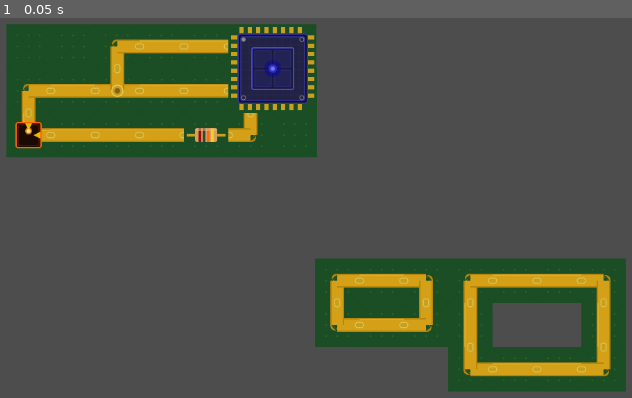
Above: before the commit, frame 1.
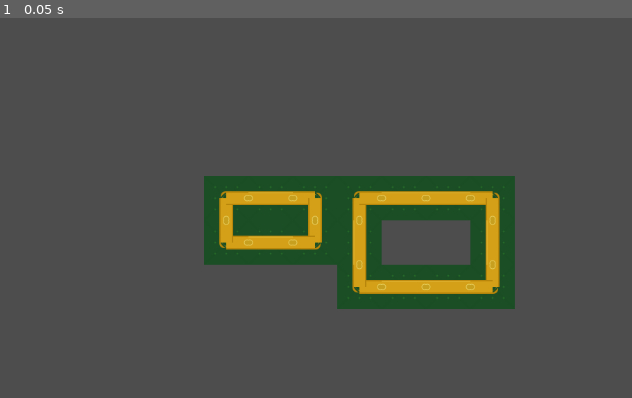
Above: after the commit, the same moment.

Repository: ProfessorLayton322/ldjam_59
Game: Godot game, scene res://scenes/example.tscn
Same seed, same stepped clock (60 frames per second), same inputs: the game is played once before the commit and once after it. Before the commit the project has no main scene; this scene is started directly in both runs.
Inputs:
- Up to frame 1 (0.05 s): no input

The runs differ from the first frame. In frame 1, 38% of the frame differs, in the area x 0-100%, y 1-99%.

Commit message:
add graph parsing

Diff:
--- a/ludum-dare-59/project.godot
+++ b/ludum-dare-59/project.godot
@@ -11,6 +11,7 @@
 [application]
 
 config/name="LudumDare59"
+run/main_scene="uid://cwo32yamquubq"
 config/features=PackedStringArray("4.5", "GL Compatibility")
 config/icon="res://icon.svg"
 
--- a/ludum-dare-59/scenes/example.tscn
+++ b/ludum-dare-59/scenes/example.tscn
@@ -1,12 +1,5 @@
-[gd_scene load_steps=26 format=3 uid="uid://dinkrnfpvqyse"]
+[gd_scene load_steps=20 format=3 uid="uid://wgowa33ej31c"]
 
-[ext_resource type="Texture2D" uid="uid://cw10n4prubm64" path="res://assets/textures/tracks/pcb_empty.svg" id="1_4vkub"]
-[ext_resource type="Texture2D" uid="uid://bj0wicc561gtv" path="res://assets/textures/tracks/track_corner_ne.svg" id="2_1ywam"]
-[ext_resource type="Texture2D" uid="uid://fhxt53e7pryv" path="res://assets/textures/tracks/track_straight_h.svg" id="3_ba3wm"]
-[ext_resource type="Texture2D" uid="uid://iyuh5rb657np" path="res://assets/textures/base/cpu.svg" id="4_3hvnp"]
-[ext_resource type="Texture2D" uid="uid://b4kre37knet61" path="res://assets/textures/towers/resistor.svg" id="5_sbkjb"]
-[ext_resource type="Texture2D" uid="uid://ehje7t8cs38k" path="res://assets/textures/start/start_NE.svg" id="6_6ydoj"]
-[ext_resource type="Texture2D" uid="uid://c8iu0xx6dhssk" path="res://assets/textures/tracks/track_t_junction.svg" id="7_rhq5j"]
 [ext_resource type="PackedScene" uid="uid://trkvariant00" path="res://scenes/tiles/track_none.tscn" id="9_none"]
 [ext_resource type="PackedScene" uid="uid://trkvariant01" path="res://scenes/tiles/track_w.tscn" id="10_w"]
 [ext_resource type="PackedScene" uid="uid://trkvariant02" path="res://scenes/tiles/track_e.tscn" id="11_e"]
@@ -23,8 +16,9 @@
 [ext_resource type="PackedScene" uid="uid://trkvariant0d" path="res://scenes/tiles/track_nsw.tscn" id="22_nsw"]
 [ext_resource type="PackedScene" uid="uid://trkvariant0e" path="res://scenes/tiles/track_nse.tscn" id="23_nse"]
 [ext_resource type="PackedScene" uid="uid://trkvariant0f" path="res://scenes/tiles/track_nsew.tscn" id="24_nsew"]
+[ext_resource type="Script" uid="uid://bayu5isovlve6" path="res://scenes/example_graph_debug.gd" id="25_debug"]
 
-[sub_resource type="TileSetScenesCollectionSource" id="TileSetScenesCollectionSource_ba3wm"]
+[sub_resource type="TileSetScenesCollectionSource" id="TileSetScenesCollectionSource_14lfh"]
 resource_name = "test"
 scenes/0/scene = ExtResource("9_none")
 scenes/1/scene = ExtResource("10_w")
@@ -45,156 +39,13 @@
 
 [sub_resource type="TileSet" id="TileSet_3hvnp"]
 tile_size = Vector2i(64, 64)
-sources/0 = SubResource("TileSetScenesCollectionSource_ba3wm")
+sources/0 = SubResource("TileSetScenesCollectionSource_14lfh")
 
-[node name="PcbEmpty" type="Sprite2D"]
-position = Vector2(160, 119)
-texture = ExtResource("1_4vkub")
-
-[node name="PcbEmpty2" type="Sprite2D" parent="."]
-position = Vector2(-63.999992, 0)
-texture = ExtResource("1_4vkub")
-
-[node name="PcbEmpty2" type="Sprite2D" parent="PcbEmpty2"]
-position = Vector2(127, 0)
-texture = ExtResource("1_4vkub")
-
-[node name="PcbEmpty2" type="Sprite2D" parent="PcbEmpty2/PcbEmpty2"]
-position = Vector2(64, 0)
-texture = ExtResource("1_4vkub")
-
-[node name="PcbEmpty2" type="Sprite2D" parent="PcbEmpty2/PcbEmpty2/PcbEmpty2"]
-position = Vector2(64, 0)
-texture = ExtResource("1_4vkub")
-
-[node name="PcbEmpty2" type="Sprite2D" parent="PcbEmpty2/PcbEmpty2/PcbEmpty2/PcbEmpty2"]
-position = Vector2(64, 0)
-texture = ExtResource("1_4vkub")
-
-[node name="PcbEmpty2" type="Sprite2D" parent="PcbEmpty2/PcbEmpty2/PcbEmpty2/PcbEmpty2/PcbEmpty2"]
-position = Vector2(64, 0)
-texture = ExtResource("1_4vkub")
-
-[node name="PcbEmpty2" type="Sprite2D" parent="PcbEmpty2/PcbEmpty2/PcbEmpty2/PcbEmpty2/PcbEmpty2/PcbEmpty2"]
-position = Vector2(-383, 64)
-texture = ExtResource("1_4vkub")
-
-[node name="PcbEmpty2" type="Sprite2D" parent="PcbEmpty2/PcbEmpty2/PcbEmpty2/PcbEmpty2/PcbEmpty2/PcbEmpty2/PcbEmpty2"]
-position = Vector2(64, 0)
-texture = ExtResource("1_4vkub")
-
-[node name="PcbEmpty2" type="Sprite2D" parent="PcbEmpty2/PcbEmpty2/PcbEmpty2/PcbEmpty2/PcbEmpty2/PcbEmpty2/PcbEmpty2/PcbEmpty2"]
-position = Vector2(64, 0)
-texture = ExtResource("1_4vkub")
-
-[node name="PcbEmpty2" type="Sprite2D" parent="PcbEmpty2/PcbEmpty2/PcbEmpty2/PcbEmpty2/PcbEmpty2/PcbEmpty2/PcbEmpty2/PcbEmpty2/PcbEmpty2"]
-position = Vector2(64, 0)
-texture = ExtResource("1_4vkub")
-
-[node name="PcbEmpty2" type="Sprite2D" parent="PcbEmpty2/PcbEmpty2/PcbEmpty2/PcbEmpty2/PcbEmpty2/PcbEmpty2/PcbEmpty2/PcbEmpty2/PcbEmpty2/PcbEmpty2"]
-position = Vector2(64, 0)
-texture = ExtResource("1_4vkub")
-
-[node name="PcbEmpty2" type="Sprite2D" parent="PcbEmpty2/PcbEmpty2/PcbEmpty2/PcbEmpty2/PcbEmpty2/PcbEmpty2/PcbEmpty2/PcbEmpty2/PcbEmpty2/PcbEmpty2/PcbEmpty2"]
-position = Vector2(64, 0)
-texture = ExtResource("1_4vkub")
-
-[node name="PcbEmpty2" type="Sprite2D" parent="PcbEmpty2/PcbEmpty2/PcbEmpty2/PcbEmpty2/PcbEmpty2/PcbEmpty2/PcbEmpty2/PcbEmpty2/PcbEmpty2/PcbEmpty2/PcbEmpty2/PcbEmpty2"]
-position = Vector2(64, 0)
-texture = ExtResource("1_4vkub")
-
-[node name="PcbEmpty2" type="Sprite2D" parent="PcbEmpty2/PcbEmpty2/PcbEmpty2/PcbEmpty2/PcbEmpty2/PcbEmpty2/PcbEmpty2/PcbEmpty2/PcbEmpty2/PcbEmpty2/PcbEmpty2/PcbEmpty2/PcbEmpty2"]
-position = Vector2(-384, 64)
-texture = ExtResource("1_4vkub")
-
-[node name="PcbEmpty3" type="Sprite2D" parent="."]
-position = Vector2(0, 128)
-texture = ExtResource("1_4vkub")
-
-[node name="PcbEmpty2" type="Sprite2D" parent="PcbEmpty3"]
-position = Vector2(64, 0)
-texture = ExtResource("1_4vkub")
-
-[node name="PcbEmpty2" type="Sprite2D" parent="PcbEmpty3/PcbEmpty2"]
-position = Vector2(64, 0)
-texture = ExtResource("1_4vkub")
-
-[node name="PcbEmpty2" type="Sprite2D" parent="PcbEmpty3/PcbEmpty2/PcbEmpty2"]
-position = Vector2(64, 0)
-texture = ExtResource("1_4vkub")
-
-[node name="PcbEmpty2" type="Sprite2D" parent="PcbEmpty3/PcbEmpty2/PcbEmpty2/PcbEmpty2"]
-position = Vector2(64, 0)
-texture = ExtResource("1_4vkub")
-
-[node name="PcbEmpty2" type="Sprite2D" parent="PcbEmpty3/PcbEmpty2/PcbEmpty2/PcbEmpty2/PcbEmpty2"]
-position = Vector2(64, 0)
-texture = ExtResource("1_4vkub")
-
-[node name="TrackCornerNe" type="Sprite2D" parent="."]
-position = Vector2(64, 0)
-texture = ExtResource("2_1ywam")
-
-[node name="TrackStraightH" type="Sprite2D" parent="."]
-position = Vector2(128, 0)
-texture = ExtResource("3_ba3wm")
-
-[node name="TrackStraightH2" type="Sprite2D" parent="."]
-position = Vector2(192, 0)
-texture = ExtResource("3_ba3wm")
-
-[node name="Cpu" type="Sprite2D" parent="."]
-position = Vector2(288, 32)
-texture = ExtResource("4_3hvnp")
-
-[node name="TrackStraightH3" type="Sprite2D" parent="."]
-position = Vector2(128, 64)
-texture = ExtResource("3_ba3wm")
-
-[node name="TrackStraightH4" type="Sprite2D" parent="."]
-position = Vector2(192, 64)
-texture = ExtResource("3_ba3wm")
-
-[node name="TrackCornerNe2" type="Sprite2D" parent="."]
-position = Vector2(-64, 64)
-texture = ExtResource("2_1ywam")
-
-[node name="Resistor" type="Sprite2D" parent="."]
-position = Vector2(192, 128)
-texture = ExtResource("5_sbkjb")
-
-[node name="TrackCornerNe3" type="Sprite2D" parent="."]
-position = Vector2(256, 128)
-rotation = 3.1415927
-texture = ExtResource("2_1ywam")
-
-[node name="TrackStraightH5" type="Sprite2D" parent="."]
-position = Vector2(128, 128)
-texture = ExtResource("3_ba3wm")
-
-[node name="StartNe" type="Sprite2D" parent="."]
-position = Vector2(-64, 128)
-texture = ExtResource("6_6ydoj")
-
-[node name="TrackStraightH6" type="Sprite2D" parent="."]
-position = Vector2(0, 64)
-texture = ExtResource("3_ba3wm")
-
-[node name="TrackStraightH7" type="Sprite2D" parent="."]
-position = Vector2(0, 128)
-texture = ExtResource("3_ba3wm")
-
-[node name="TrackStraightH8" type="Sprite2D" parent="."]
-position = Vector2(64, 128)
-texture = ExtResource("3_ba3wm")
-
-[node name="TrackTJunction" type="Sprite2D" parent="."]
-position = Vector2(64, 64)
-rotation = 3.1415927
-texture = ExtResource("7_rhq5j")
+[node name="PcbEmpty" type="Node2D"]
+script = ExtResource("25_debug")
 
 [node name="TileMap" type="TileMap" parent="."]
 position = Vector2(541, 306)
 tile_set = SubResource("TileSet_3hvnp")
 format = 2
-layer_0/tile_data = PackedInt32Array(0, 0, 393216, 1, 0, 196 …(117 unchanged characters)…  196608, 131075, 0, 589824, 131070, 0, 131072, 131069, 0, 655360, 65533, 0, 393216, 65534, 0, 196608, 65535, 0, 327680, 131071, 0, 589824)
+layer_0/tile_data = PackedInt32Array(0, 0, 393216, 1, 0, 196 …(117 unchanged characters)…  196608, 131075, 0, 589824, 131070, 0, 196608, 131069, 0, 655360, 65533, 0, 393216, 65534, 0, 196608, 65535, 0, 327680, 131071, 0, 589824)
--- /dev/null
+++ b/ludum-dare-59/scenes/example_graph_debug.gd
@@ -0,0 +1,55 @@
+extends Node2D
+
+@export var tilemap_path: NodePath = ^"TileMap"
+@export var tilemap_layer: int = 0
+@export var require_mutual_connections: bool = true
+
+
+func _ready() -> void:
+	var level := get_node_or_null(tilemap_path)
+	if level == null:
+		push_error("Graph debug: level TileMap not found at %s" % tilemap_path)
+		return
+
+	var graph := Graph.new()
+	graph.build_from_level(level, tilemap_layer, require_mutual_connections)
+
+	print("Graph debug: parsed %d vertices from %s" % [graph.nodes.size(), level.get_path()])
+	_print_graph_dfs(graph)
+
+
+func _print_graph_dfs(graph: Graph) -> void:
+	var visited := {}
+
+	for vertex in graph.nodes:
+		if visited.has(vertex.id):
+			continue
+
+		print("DFS component from vertex %d" % vertex.id)
+		_print_vertex_dfs(graph, vertex.id, visited, 0)
+
+
+func _print_vertex_dfs(graph: Graph, vertex_id: int, visited: Dictionary, depth: int) -> void:
+	if visited.has(vertex_id):
+		return
+
+	var vertex := graph.get_node_by_id(vertex_id)
+	if vertex == null:
+		return
+
+	visited[vertex_id] = true
+	print("%s- id=%d degree=%d pos=%s neighbours=%s" % [
+		"  ".repeat(depth),
+		vertex.id,
+		vertex.neighbour_ids.size(),
+		vertex.position,
+		vertex.neighbour_ids,
+	])
+	if vertex.neighbour_ids.size() != 2:
+		push_warning("Graph debug: vertex %d has %d neighbours, expected 2 for loop tracks" % [
+			vertex.id,
+			vertex.neighbour_ids.size(),
+		])
+
+	for neighbour_id in vertex.neighbour_ids:
+		_print_vertex_dfs(graph, neighbour_id, visited, depth + 1)
--- a/ludum-dare-59/scripts/resources/graph.gd
+++ b/ludum-dare-59/scripts/resources/graph.gd
@@ -2,6 +2,11 @@
 extends Resource
 
 var nodes: Array[GraphVertex] = []
+
+const CONNECTION_MASK_NORTH := 8
+const CONNECTION_MASK_SOUTH := 4
+const CONNECTION_MASK_EAST := 2
+const CONNECTION_MASK_WEST := 1
 
 
 func get_node_by_id(node_id: int) -> GraphVertex:
@@ -40,6 +45,65 @@
 			nodes.append(GraphVertex.new(node_id, center, _get_grid_neighbour_ids(x, y, size)))
 
 
+func build_from_tilemap_layer(tilemap_layer: TileMapLayer, require_mutual_connections: bool = true, use_global_positions: bool = false) -> void:
+	clear()
+
+	if tilemap_layer == null:
+		return
+
+	var cells := tilemap_layer.get_used_cells()
+	if cells.is_empty():
+		return
+
+	var cell_to_id := _get_tilemap_cell_ids(tilemap_layer, cells)
+	cells.sort_custom(_sort_cells_row_major)
+
+	for cell in cells:
+		var position := tilemap_layer.map_to_local(cell)
+		if use_global_positions:
+			position = tilemap_layer.to_global(position)
+
+		nodes.append(GraphVertex.new(
+			cell_to_id[cell],
+			position,
+			_get_tilemap_neighbour_ids(tilemap_layer, cell, cell_to_id, require_mutual_connections)
+		))
+
+
+func build_from_tilemap(tilemap: TileMap, layer: int = 0, require_mutual_connections: bool = true, use_global_positions: bool = false) -> void:
+	clear()
+
+	if tilemap == null:
+		return
+
+	var cells := tilemap.get_used_cells(layer)
+	if cells.is_empty():
+		return
+
+	var cell_to_id := _get_legacy_tilemap_cell_ids(tilemap, cells)
+	cells.sort_custom(_sort_cells_row_major)
+
+	for cell in cells:
+		var position := tilemap.map_to_local(cell)
+		if use_global_positions:
+			position = tilemap.to_global(position)
+
+		nodes.append(GraphVertex.new(
+			cell_to_id[cell],
+			position,
+			_get_legacy_tilemap_neighbour_ids(tilemap, layer, cell, cell_to_id, require_mutual_connections)
+		))
+
+
+func build_from_level(level: Node, layer: int = 0, require_mutual_connections: bool = true, use_global_positions: bool = false) -> void:
+	if level is TileMapLayer:
+		build_from_tilemap_layer(level as TileMapLayer, require_mutual_connections, use_global_positions)
+	elif level is TileMap:
+		build_from_tilemap(level as TileMap, layer, require_mutual_connections, use_global_positions)
+	else:
+		clear()
+
+
 func _get_grid_node_id(x: int, y: int, width: int) -> int:
 	return y * width + x
 
@@ -60,3 +124,274 @@
 		neighbours.append(_get_grid_node_id(x + 1, y, size.x))
 
 	return neighbours
+
+
+func _get_tilemap_cell_ids(tilemap_layer: TileMapLayer, cells: Array[Vector2i]) -> Dictionary:
+	var cell_to_id := {}
+	var used_rect := tilemap_layer.get_used_rect()
+
+	for cell in cells:
+		cell_to_id[cell] = _get_grid_node_id(
+			cell.x - used_rect.position.x,
+			cell.y - used_rect.position.y,
+			used_rect.size.x
+		)
+
+	return cell_to_id
+
+
+func _get_legacy_tilemap_cell_ids(tilemap: TileMap, cells: Array[Vector2i]) -> Dictionary:
+	var cell_to_id := {}
+	var used_rect := tilemap.get_used_rect()
+
+	for cell in cells:
+		cell_to_id[cell] = _get_grid_node_id(
+			cell.x - used_rect.position.x,
+			cell.y - used_rect.position.y,
+			used_rect.size.x
+		)
+
+	return cell_to_id
+
+
+func _get_tilemap_neighbour_ids(tilemap_layer: TileMapLayer, cell: Vector2i, cell_to_id: Dictionary, require_mutual_connections: bool) -> Array[int]:
+	var neighbours: Array[int] = []
+
+	for direction: Vector2i in [Vector2i.DOWN, Vector2i.UP, Vector2i.LEFT, Vector2i.RIGHT]:
+		var neighbour_cell: Vector2i = cell + direction
+		if not cell_to_id.has(neighbour_cell):
+			continue
+		if not _tile_allows_direction(tilemap_layer, cell, direction):
+			continue
+		if require_mutual_connections and not _tile_allows_direction(tilemap_layer, neighbour_cell, -direction):
+			continue
+
+		neighbours.append(cell_to_id[neighbour_cell])
+
+	return neighbours
+
+
+func _get_legacy_tilemap_neighbour_ids(tilemap: TileMap, layer: int, cell: Vector2i, cell_to_id: Dictionary, require_mutual_connections: bool) -> Array[int]:
+	var neighbours: Array[int] = []
+
+	for direction: Vector2i in [Vector2i.DOWN, Vector2i.UP, Vector2i.LEFT, Vector2i.RIGHT]:
+		var neighbour_cell: Vector2i = cell + direction
+		if not cell_to_id.has(neighbour_cell):
+			continue
+		if not _legacy_tile_allows_direction(tilemap, layer, cell, direction):
+			continue
+		if require_mutual_connections and not _legacy_tile_allows_direction(tilemap, layer, neighbour_cell, -direction):
+			continue
+
+		neighbours.append(cell_to_id[neighbour_cell])
+
+	return neighbours
+
+
+func _tile_allows_direction(tilemap_layer: TileMapLayer, cell: Vector2i, direction: Vector2i) -> bool:
+	var scene_tile_mask := _get_tilemap_layer_scene_tile_mask(tilemap_layer, cell)
+	if scene_tile_mask >= 0:
+		return (scene_tile_mask & _get_direction_mask(direction)) != 0
+
+	var tile_data := tilemap_layer.get_cell_tile_data(cell)
+	if tile_data == null:
+		return false
+
+	var direction_name := _get_direction_name(direction)
+	var custom_data_found := false
+
+	for name in ["north", "south", "east", "west"]:
+		var value: Variant = _get_tile_custom_data(tilemap_layer, tile_data, name)
+		if value != null:
+			custom_data_found = true
+			if name == direction_name:
+				return _custom_data_is_enabled(value)
+
+	var connections: Variant = _get_tile_custom_data(tilemap_layer, tile_data, "connections")
+	if connections != null:
+		return _connections_include_direction(connections, direction_name, _get_direction_abbreviation(direction))
+
+	var connection_mask: Variant = _get_tile_custom_data(tilemap_layer, tile_data, "connection_mask")
+	if connection_mask != null:
+		return (int(connection_mask) & _get_direction_mask(direction)) != 0
+
+	return not custom_data_found
+
+
+func _legacy_tile_allows_direction(tilemap: TileMap, layer: int, cell: Vector2i, direction: Vector2i) -> bool:
+	var scene_tile_mask := _get_legacy_tilemap_scene_tile_mask(tilemap, layer, cell)
+	if scene_tile_mask >= 0:
+		return (scene_tile_mask & _get_direction_mask(direction)) != 0
+
+	var tile_data := tilemap.get_cell_tile_data(layer, cell)
+	if tile_data == null:
+		return false
+
+	var direction_name := _get_direction_name(direction)
+	var custom_data_found := false
+
+	for name in ["north", "south", "east", "west"]:
+		var value: Variant = _get_legacy_tile_custom_data(tilemap, tile_data, name)
+		if value != null:
+			custom_data_found = true
+			if name == direction_name:
+				return _custom_data_is_enabled(value)
+
+	var connections: Variant = _get_legacy_tile_custom_data(tilemap, tile_data, "connections")
+	if connections != null:
+		return _connections_include_direction(connections, direction_name, _get_direction_abbreviation(direction))
+
+	var connection_mask: Variant = _get_legacy_tile_custom_data(tilemap, tile_data, "connection_mask")
+	if connection_mask != null:
+		return (int(connection_mask) & _get_direction_mask(direction)) != 0
+
+	return not custom_data_found
+
+
+func _get_tile_custom_data(tilemap_layer: TileMapLayer, tile_data: TileData, data_name: String) -> Variant:
+	if tilemap_layer.tile_set == null:
+		return null
+	if not _tileset_has_custom_data_layer(tilemap_layer.tile_set, data_name):
+		return null
+
+	return tile_data.get_custom_data(data_name)
+
+
+func _get_legacy_tile_custom_data(tilemap: TileMap, tile_data: TileData, data_name: String) -> Variant:
+	if tilemap.tile_set == null:
+		return null
+	if not _tileset_has_custom_data_layer(tilemap.tile_set, data_name):
+		return null
+
+	return tile_data.get_custom_data(data_name)
+
+
+func _get_tilemap_layer_scene_tile_mask(tilemap_layer: TileMapLayer, cell: Vector2i) -> int:
+	if tilemap_layer.tile_set == null:
+		return -1
+
+	var source_id := tilemap_layer.get_cell_source_id(cell)
+	if source_id < 0:
+		return -1
+
+	var source := tilemap_layer.tile_set.get_source(source_id)
+	if not (source is TileSetScenesCollectionSource):
+		return -1
+
+	return tilemap_layer.get_cell_alternative_tile(cell)
+
+
+func _get_legacy_tilemap_scene_tile_mask(tilemap: TileMap, layer: int, cell: Vector2i) -> int:
+	if tilemap.tile_set == null:
+		return -1
+
+	var source_id := tilemap.get_cell_source_id(layer, cell)
+	if source_id < 0:
+		return -1
+
+	var source := tilemap.tile_set.get_source(source_id)
+	if not (source is TileSetScenesCollectionSource):
+		return -1
+
+	return tilemap.get_cell_alternative_tile(layer, cell)
+
+
+func _tileset_has_custom_data_layer(tile_set: TileSet, data_name: String) -> bool:
+	for index in range(tile_set.get_custom_data_layers_count()):
+		if tile_set.get_custom_data_layer_name(index) == data_name:
+			return true
+
+	return false
+
+
+func _custom_data_is_enabled(value: Variant) -> bool:
+	if value is bool:
+		return value
+	if value is int or value is float:
+		return value != 0
+	if value is String or value is StringName:
+		var text := String(value).strip_edges().to_lower()
+		return text in ["1", "true", "yes", "y", "on"]
+
+	return value != null
+
+
+func _connections_include_direction(connections: Variant, direction_name: String, abbreviation: String) -> bool:
+	if connections is Dictionary:
+		if connections.has(direction_name):
+			return _custom_data_is_enabled(connections[direction_name])
+		if connections.has(abbreviation):
+			return _custom_data_is_enabled(connections[abbreviation])
+		if connections.has(abbreviation.to_upper()):
+			return _custom_data_is_enabled(connections[abbreviation.to_upper()])
+		return false
+
+	if connections is String or connections is StringName:
+		var text := String(connections).strip_edges().to_lower()
+		if text in ["all", "any", "*"]:
+			return true
+
+		var parts := text.split(",", false)
+		if parts.size() == 1:
+			parts = text.split(" ", false)
+
+		for part in parts:
+			var normalized := part.strip_edges()
+			if normalized == direction_name or normalized == abbreviation:
+				return true
+
+		return abbreviation in text
+
+	if connections is Array or connections is PackedStringArray:
+		for item in connections:
+			var text := String(item).strip_edges().to_lower()
+			if text == direction_name or text == abbreviation:
+				return true
+
+	return false
+
+
+func _get_direction_name(direction: Vector2i) -> String:
+	if direction == Vector2i.UP:
+		return "north"
+	if direction == Vector2i.DOWN:
+		return "south"
+	if direction == Vector2i.RIGHT:
+		return "east"
+	if direction == Vector2i.LEFT:
+		return "west"
+
+	return ""
+
+
+func _get_direction_abbreviation(direction: Vector2i) -> String:
+	if direction == Vector2i.UP:
+		return "n"
+	if direction == Vector2i.DOWN:
+		return "s"
+	if direction == Vector2i.RIGHT:
+		return "e"
+	if direction == Vector2i.LEFT:
+		return "w"
+
+	return ""
+
+
+func _get_direction_mask(direction: Vector2i) -> int:
+	if direction == Vector2i.UP:
+		return CONNECTION_MASK_NORTH
+	if direction == Vector2i.DOWN:
+		return CONNECTION_MASK_SOUTH
+	if direction == Vector2i.RIGHT:
+		return CONNECTION_MASK_EAST
+	if direction == Vector2i.LEFT:
+		return CONNECTION_MASK_WEST
+
+	return 0
+
+
+func _sort_cells_row_major(a: Vector2i, b: Vector2i) -> bool:
+	if a.y == b.y:
+		return a.x < b.x
+
+	return a.y < b.y
Not shown, added: ludum-dare-59/scenes/example_graph_debug.gd.uid
